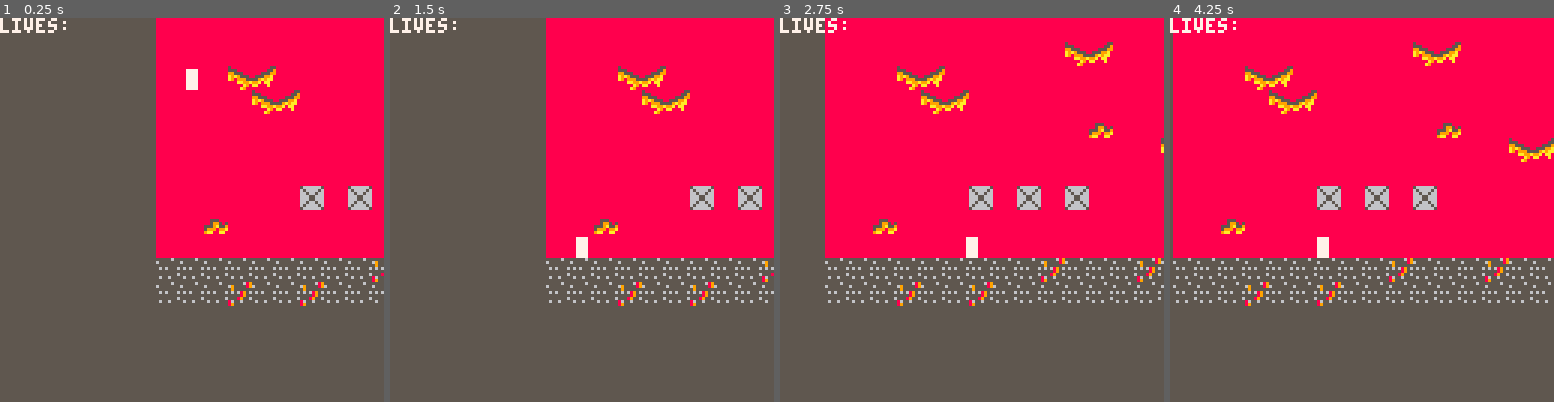
Above: before the commit, frames 1-4 (left to right).
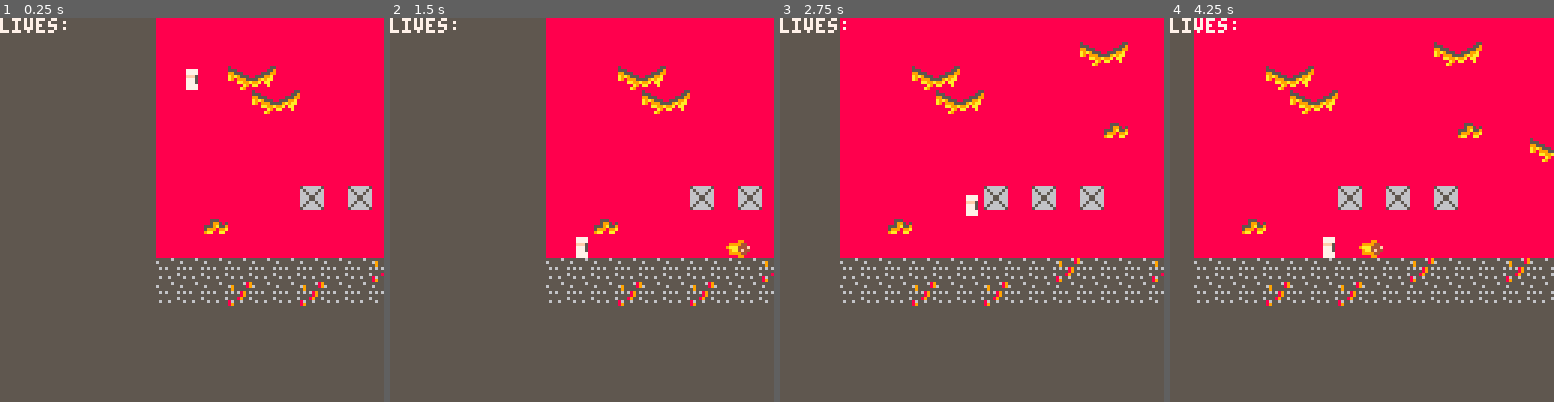
Above: after the commit, the same moments.

Repository: Chriswarkidd/Fall2018_GameDesign
Game: PICO-8 cartridge final.p8
Two runs of this game, one before a commit and one after it. Both use one fixed random seed, a clock stepped at 60 frames per second and the inputs below.
Inputs:
- Up to frame 1 (0.25 s): no input
- Up to frame 2 (1.5 s): tap X (X key) at 0.33, 1.07 s
- Up to frame 3 (2.75 s): hold Right 1.6-2.1 s; tap X (X key) at 1.85 s; hold Up 2.15-2.42 s; hold Right from 2.47 s (still down)
- Up to frame 4 (4.25 s): tap X (X key) at 2.97, 4.08 s; release Right at 3.03 s; hold Left 3.08-3.58 s; hold Right from 4.02 s (still down)

The runs differ from the first frame. In frame 1, less than 0.1% of the frame differs, in the area x 48-52%, y 14-18%; in frame 2, 0.2%; in frame 3, 9.6%; in frame 4, 12%, in the area x 0-100%, y 0-75%.

Commit message:
Modified jump & speed movement; added shooting

Diff:
--- a/final.p8
+++ b/final.p8
@@ -3,20 +3,24 @@
 __lua__
 lives = 0
 camerax = -128
-player = {}
-player.x = 8
-player.y = 0
-player.w = 3
-player.h = 6
-player.sx = 2
-player.sy = 0
-player.can_move = true
-player.grounded = false
-player.accel = 0
-player.maxaceel = 2.5
-player.speed = .80
-player.sprite = 1
+player = {
+	x = 8,
+	y = 0,
+	w = 3,
+	h = 6,
+	sx = 2,
+	sy = 0,
+	can_move = true,
+	grounded = false,
+	accel = 0,
+	maxaceel = 2.5,
+	speed = 0.70,
+	sprite = 1,
+	flip_sprite_x = false,
+	jump_hold = 0
+}
 bads = {}
+projectiles = {}
 flag_x = 0
 flag_max_y = 0
 level_end = false
@@ -130,17 +134,25 @@
         g.show = true
         g.speed = .5
     end
+	projectiles = {}
 end
 
 function gravity()
-    local move = player.accel
-
-    if not check_move(player.x + player.sx, player.y + player.sy + move, player.w, player.h) then
-        player.y += move
+    local dy = player.accel
+
+	local x = player.x + player.sx
+	local y = player.y + player.sy + dy
+    if not check_move(x, y, player.w, player.h) then
+		-- not inside a block
+        player.y += dy
         player.grounded = false
     else
-        player.grounded = true
-        player.accel = 0
+		-- check if they are not inside the roof, thus they are inside the ground
+		if not (check_flag(x, y) or check_flag(x + player.w, y)) then
+			player.grounded = true
+		end
+		player.accel = 0
+		player.jump_hold = 0
     end
 
     player.accel += 0.15
@@ -148,32 +160,121 @@
     if player.accel > player.maxaceel then
       player.accel = player.maxaceel
     end
-  end
+end
 
 function _update60()
-    local move = 0
+    local dx = 0
     gravity()
+
     if btn(0) then
-        move = -player.speed
+        dx = -player.speed
+		player.flip_sprite_x = true
     end
     if btn(1) then
-        move = player.speed
-    end
-    if player.grounded then
-        if btnp(2) then
-          player.accel = -2
-          player.grounded = false
-        end
-    end
-    player.can_move = not check_move(player.x + player.sx + move, player.y + player.sy, player.w, player.h)
-    if check_end(player.x + player.sx + move, player.y + player.sy, player.w, player.h) then
-
-    end
-    if player.can_move and player.x + move > camerax then
-        player.x += move
-    end
+        dx = player.speed
+		player.flip_sprite_x = false
+    end
+
+	if btn(2) then
+		if player.grounded then
+			player.accel = -1.3
+			player.grounded = false
+			player.jump_hold = 1
+		end
+		if player.jump_hold > 0 and player.jump_hold <= 40 then
+			player.accel += (-0.55 / (player.jump_hold))
+			player.jump_hold += 1
+		end
+	elseif player.jump_hold > 0 then
+		player.jump_hold = 0
+	end
+
+	local new_pos = {
+		x = player.x + player.sx + dx,
+		y = player.y + player.sy
+	}
+
+    player.can_move = not check_move(new_pos.x, new_pos.y, player.w, player.h)
+    if check_end(new_pos.x, new_pos.y, player.w, player.h) then
+
+    end
+    if player.can_move and player.x + dx > camerax then
+        player.x += dx
+    end
+
+	if btnp(5) then
+		-- projectiles
+		shoot_projectile(player.x, player.y, player.flip_sprite_x)
+	end
+
     check_death()
     move_opposition()
+	move_projectiles()
+end
+
+function shoot_projectile(x, y, flp)
+	local p = {
+		spr = 2,
+		x = x,
+		y = y,
+		sx = 0,
+		sy = 1,
+		w = 7,
+		h = 5,
+		flp = flp
+	}
+	add(projectiles, p)
+end
+
+function move_projectiles()
+	for p in all(projectiles) do
+		local dx = (p.flp and -2 or 2)
+		-- check collision with map or outside of map
+		if p.x + p.w < camerax or
+		   p.x - p.w > 1024 or
+		   check_move(p.x + p.sx + dx, p.y + p.sy, p.w, p.h) then
+			del(projectiles, p)
+		else
+			-- check sprite collision
+			for g in all(bads) do
+				if g.show then
+					local collide = check_sprite_collision(p.x, p.y, p.sx, p.sy, p.w, p.h, g.x, g.y, g.sx, g.sy, g.w, g.h)
+					if collide then
+						del(projectiles, p)
+						-- kill goomba
+						g.show = false
+						return
+					end
+				end
+			end
+
+			p.x += dx
+		end
+	end
+end
+
+--[[
+	Check if the two sprites are inside one another.
+	x1 - x position of sprite 1
+	y1 - y position of sprite 1
+	sx1 - starting x of sprite 1
+	sy1 - starting y of sprite 1
+	w1 - width of sprite 1, '0' denotes that the width is 1 pixel
+	h1 - height of sprite 1, '0' denotes that the height is 1 pixel
+--]]
+function check_sprite_collision(x1, y1, sx1, sy1, w1, h1, x2, y2, sx2, sy2, w2, h2)
+	local spr1_x = x1 + sx1
+	local spr1_y = y1 + sy1
+	local spr2_x = x2 + sx2
+	local spr2_y = y2 + sy2
+	return abs(spr1_x - spr2_x) * 2 <= w1 + w2 + 1 and
+	       abs(spr1_y - spr2_y) * 2 <= h1 + h2 + 1
+end
+
+function draw_projectiles()
+	for p in all(projectiles) do
+		spr(p.spr, p.x, p.y, 1, 1, p.flp)
+	end
 end
 
 function check_end(x,y,w,h)
@@ -212,7 +313,8 @@
         cls(5)
         map(0,0,0,0,128,16)
         draw_bads()
-        spr(player.sprite, player.x, player.y)
+		draw_projectiles()
+        spr(player.sprite, player.x, player.y, 1, 1, player.flip_sprite_x)
         print("lives: ",camerax,cameray,7)
         for i=1,lives do
             spr(3, camerax + 18 + (4*i), cameray-1)
@@ -228,12 +330,12 @@
 end
 __gfx__
 00000000007777000000000000000000000000000000000000000000000000000000000000000000000000000000000000000000000000000000000000000000
-00000000007777000000000000000000000000000000000000000000000000000000000000000000000000000000000000000000000000000000000000000000
-00700700007777000000000000000000000000000000000000000000000000000000000000000000000000000000000000000000000000000000000000000000
-00077000007777000000000000000000000000000000000000000000000000000000000000000000000000000000000000000000000000000000000000000000
-00077000007777000000000000000000000000000000000000000000000000000000000000000000000000000000000000000000000000000000000000000000
-00700700007777000000000000000000000000000000000000000000000000000000000000000000000000000000000000000000000000000000000000000000
-00000000007777000000000000000000000000000000000000000000000000000000000000000000000000000000000000000000000000000000000000000000
+00000000007777000000990000000000000000000000000000000000000000000000000000000000000000000000000000000000000000000000000000000000
+0070070000fff5000999944000000000000000000000000000000000000000000000000000000000000000000000000000000000000000000000000000000000
+00077000007775009aaa444f00000000000000000000000000000000000000000000000000000000000000000000000000000000000000000000000000000000
+000770000077750009aa4f4400000000000000000000000000000000000000000000000000000000000000000000000000000000000000000000000000000000
+00700700007777000999944000000000000000000000000000000000000000000000000000000000000000000000000000000000000000000000000000000000
+00000000007777000000990000000000000000000000000000000000000000000000000000000000000000000000000000000000000000000000000000000000
 00000000000000000000000000000000000000000000000000000000000000000000000000000000000000000000000000000000000000000000000000000000
 88888a88000000000000000000000000000000000000000000000000000000000000000000000000000000000000000000000000000000000000000000000000
 888859a8000000000000000000000000000000000000000000000000000000000000000000000000000000000000000000000000000000000000000000000000
